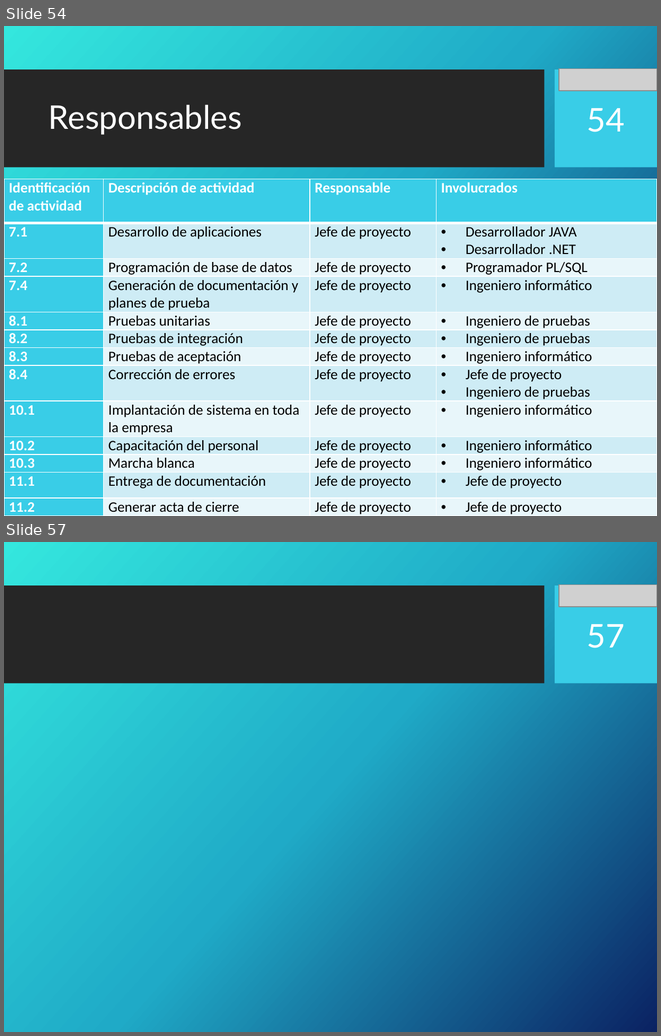
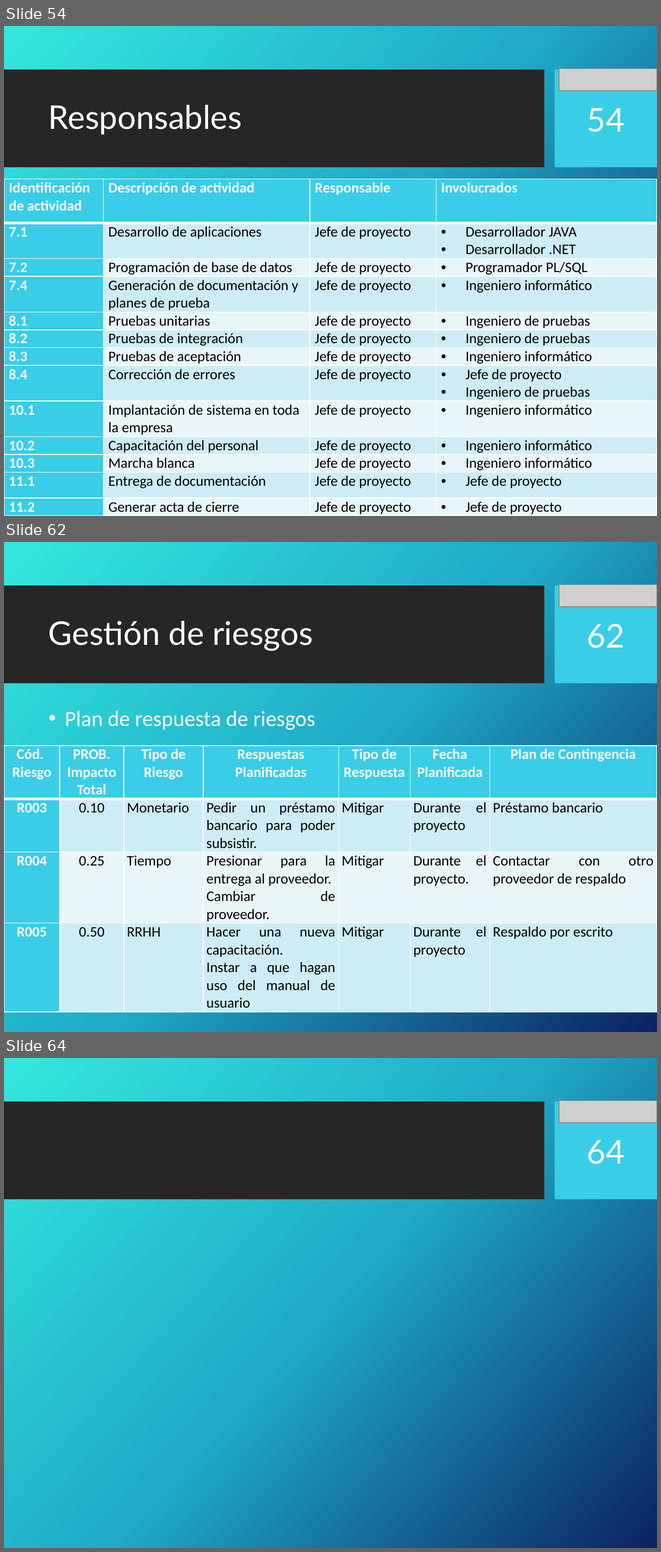
Before and after one commit to portafolio2016/hipocrates, a slide deck: docs/plan-de-proyecto/ppt-iteracion1.pptx. Shown one above the other, each under a label of ours: slides 54 and 57 before the commit, slides 54, 62 and 64 after it; the slides between them are not shown. The pictures are 661x1036 and 661x1552 pixels, drawn with LibreOffice and Linux fonts; fonts in the diff are those of the drawing; grey boxes stand for pictures; background and template pictures are left out. Boxes give left, top, right and bottom in pixels: in the first picture for what was removed or moved away, otherwise in the second. Text is boxed around its words. In the diff, an @@ line names an element or a change of style, - is before the commit and + after.

Commit message:
Agregado procesos de gestion  y gestion de riesgos

```diff
--- a/docs/plan-de-proyecto/ppt-iteracion1.pptx
+++ b/docs/plan-de-proyecto/ppt-iteracion1.pptx
@@ slide 62 added at [4, 542, 657, 1032], background picture (left out); not listed: 2 template elements that a slide beside it also shows @@
@@ picture added at [559, 585, 657, 607] @@
@@ title added at [49, 620, 313, 651], 36 pt, text #FFFFFF @@
+Gestión de riesgos
@@ page number added at [587, 624, 625, 648], 36 pt, text #FFFFFF @@
+62
@@ text added at [65, 711, 315, 730], 24 pt, text #FFFFFF @@
+• Plan de respuesta de riesgos
@@ table added at [4, 746, 657, 1010], 4 rows, 7 columns @@
+Cód. / Riesgo | PROB. Impacto Total | Tipo de Riesgo | Respuestas Planificadas | Tipo de Respuesta | Fecha Planificada | Plan de Contingencia
+R003 | 0.10 | Monetario | Pedir un préstamo bancario para poder subsistir. | Mitigar | Durante el proyecto | Préstamo bancario
+R004 | 0.25 | Tiempo | Presionar para la entrega al proveedor. / Cambiar de proveedor. | Mitigar | Durante el proyecto. | Contactar con otro proveedor de respaldo
+R005 | 0.50 | RRHH | Hacer una nueva capacitación. / Instar a que hagan uso del manual de usuario | Mitigar | Durante el proyecto | Respaldo por escrito
@@ what was slide 57 is now slide 64 @@
@@ page number at [587, 1140, 625, 1164]: text changed @@
-57
+64
```
Also in this commit, not shown: 2 slides changed, 8 other slides added, 2 slides removed.
